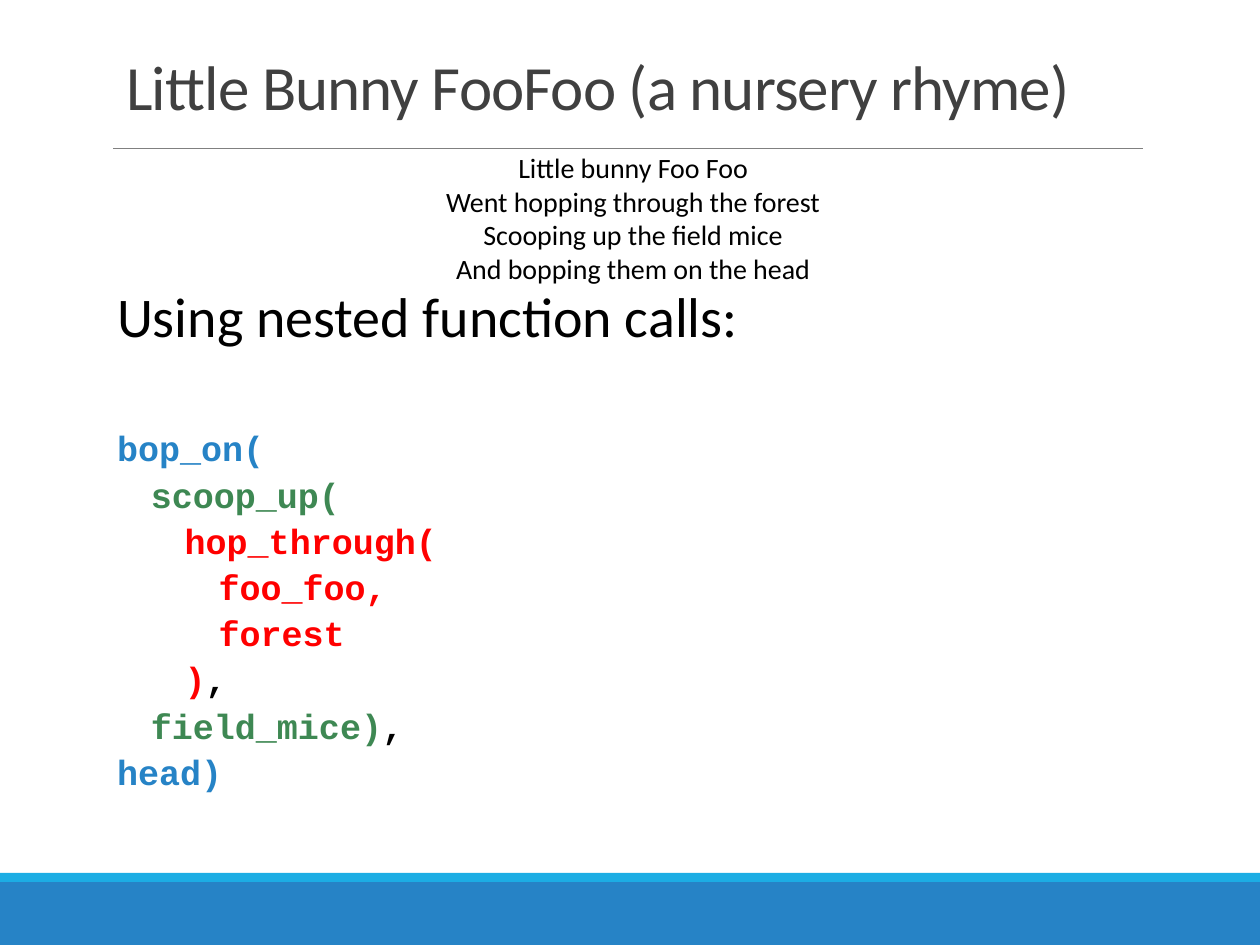
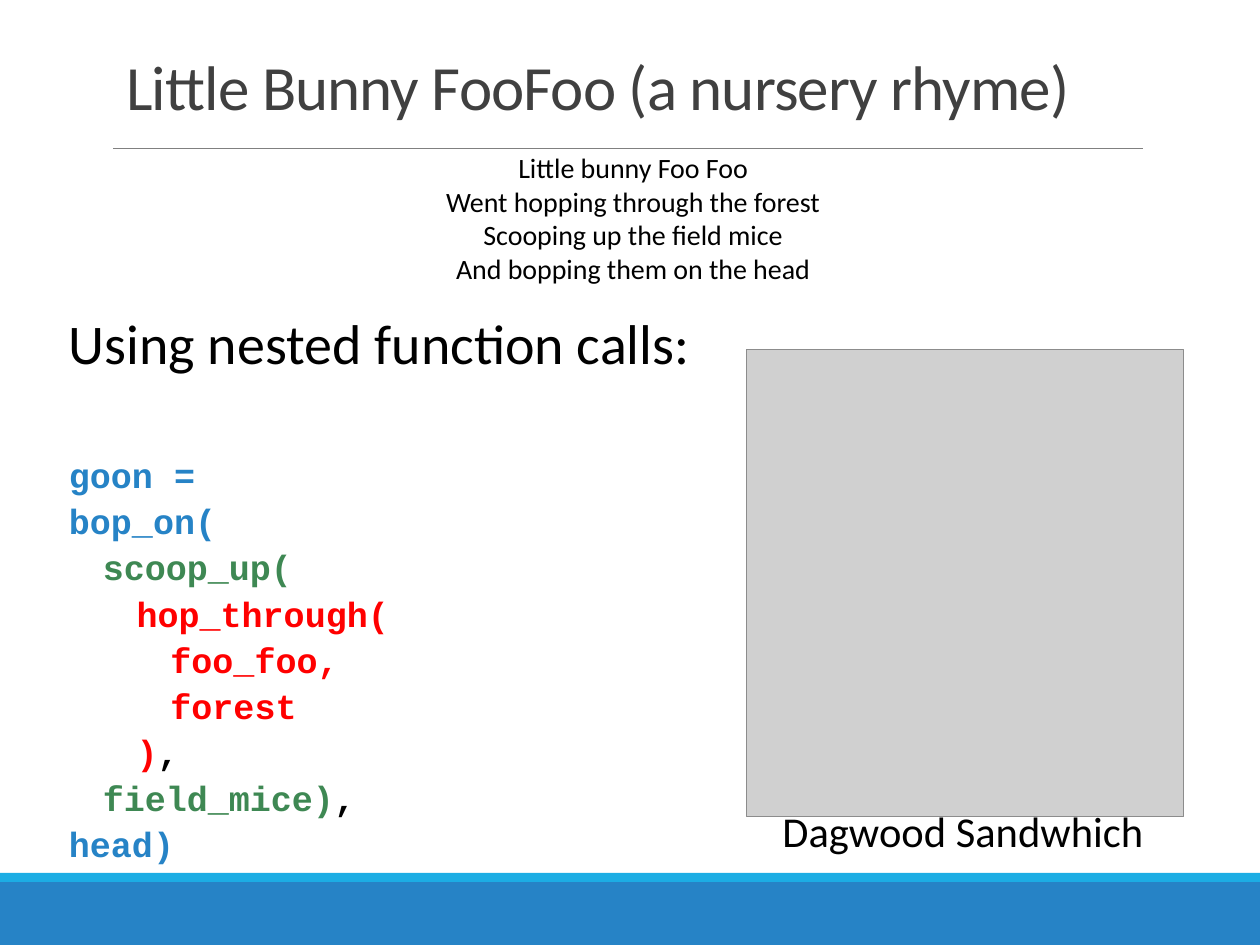
Before and after one commit to AdamWilsonLabEDU/SpatialDataScience, a slide deck: slide 80 of 03_assets/03_DataWrangling.pptx. Drawn at 1260x945 pixels with LibreOffice and Linux fonts; fonts in the diff are those of the drawing; grey boxes stand for pictures. Boxes give left, top, right and bottom in pixels: in the first picture for what was removed or moved away, otherwise in the second. Text is boxed around its words. In the diff, an @@ line names an element or a change of style, - is before the commit and + after.

```diff
--- a/03_assets/03_DataWrangling.pptx
+++ b/03_assets/03_DataWrangling.pptx
@@ text "Using nested function calls:": place and size @@
-text "Using nested function calls:" at <box>117,298,738,793</box>
+text "Using nested function calls:" at <box>69,325,690,865</box>
@@ picture added at <box>746,349,1183,816</box> @@
@@ text at <box>69,469,153,496</box>: paragraph added @@
+goon =
@@ text added at <box>782,812,1143,855</box>, 24.4 pt, text #000000 @@
+Dagwood Sandwhich
```
Also in this commit, not shown: 4 other slides changed, 2 slides removed, 30 other files.
